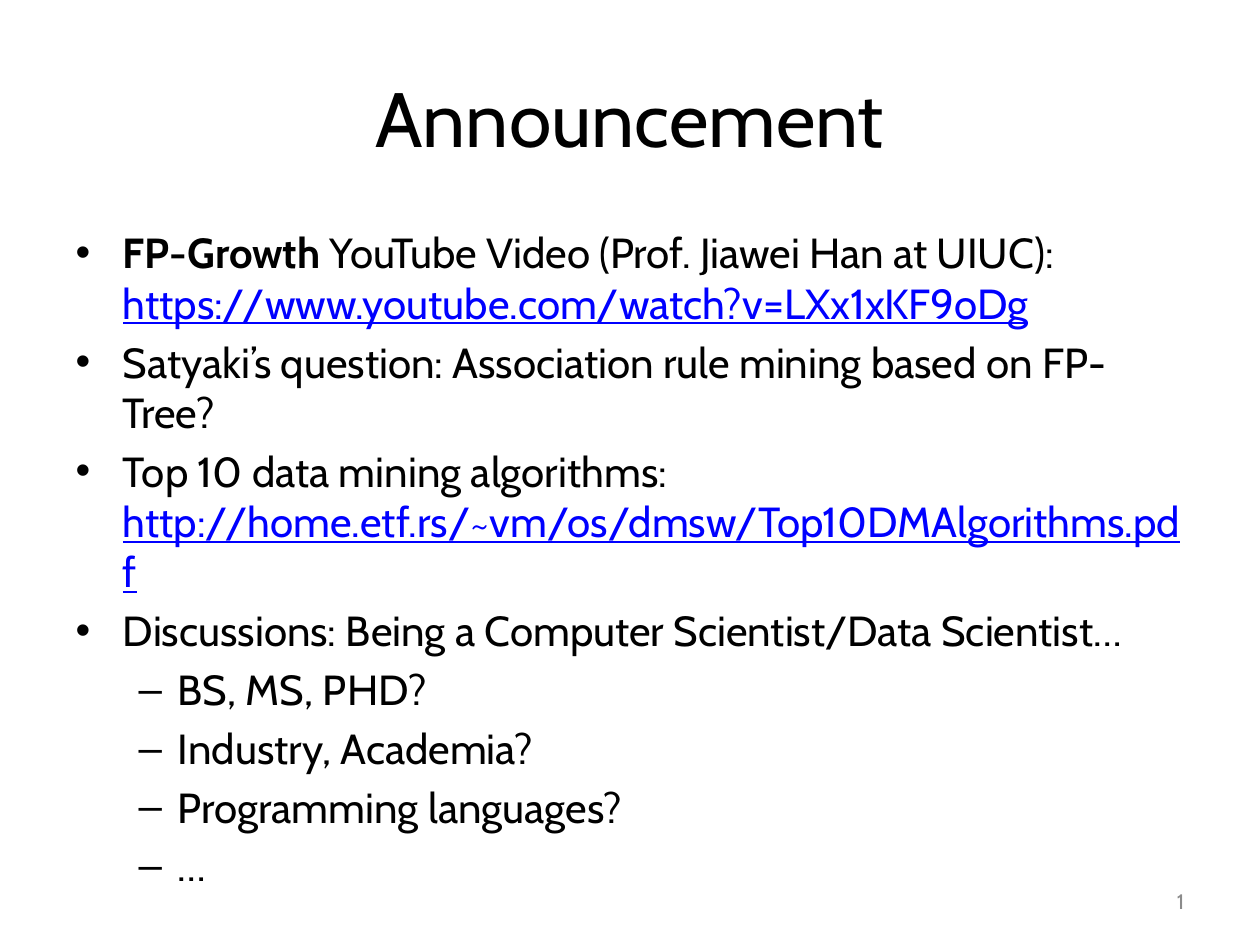
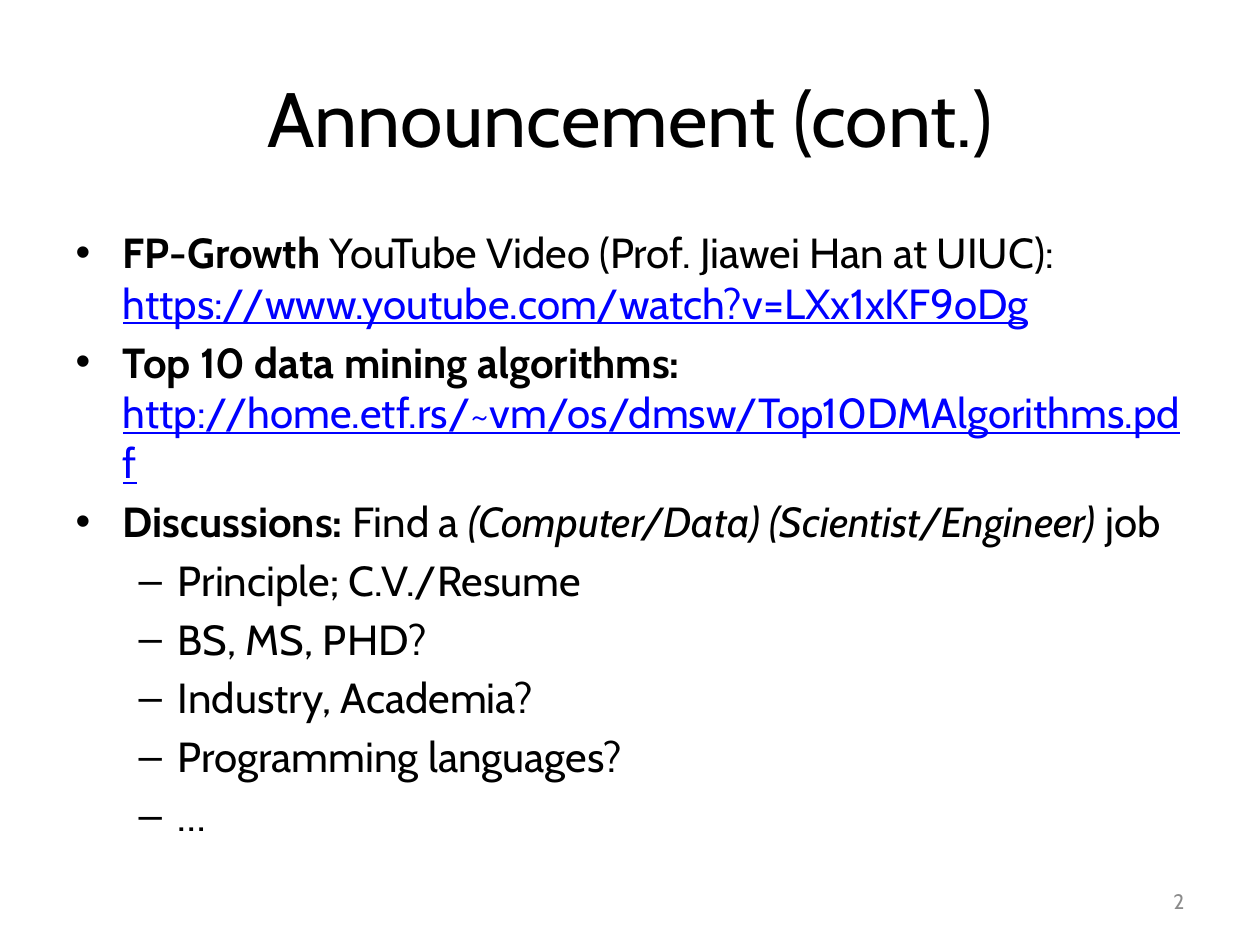
Before and after one commit to mjiang89/mjiang89.github.io, a slide deck: slide 2 of teaching/CSEx0647Fall17-11-PatternEvaluation.pptx (slide 1 before the commit). Drawn at 1260x945 pixels with LibreOffice and Linux fonts; fonts in the diff are those of the drawing. Boxes give left, top, right and bottom in pixels: in the first picture for what was removed or moved away, otherwise in the second. Text is boxed around its words. In the diff, an @@ line names an element or a change of style, - is before the commit and + after.

```diff
--- a/teaching/CSEx0647Fall17-11-PatternEvaluation.pptx
+++ b/teaching/CSEx0647Fall17-11-PatternEvaluation.pptx
@@ title at [267, 89, 993, 158]: text changed @@
-Announcement
+Announcement (cont.)
@@ text at [123, 346, 1106, 429]: paragraph removed @@
-• Satyaki’s question: Association rule mining based on FP-Tree?
@@ text at [123, 346, 1180, 438]: bold on in "Top 10 data mining algorithms:" @@
@@ text at [123, 505, 1160, 606]: text changed @@
-• Discussions: Being a Computer Scientist/Data Scientist…
+• Discussions: Find a (Computer/Data) (Scientist/Engineer) job
+  – Principle; C.V./Resume
@@ page number at [1173, 894, 1184, 909]: text changed @@
-1
+2
```
Also in this commit, not shown: 6 other slides changed, 2 slides added, 2 other files.
